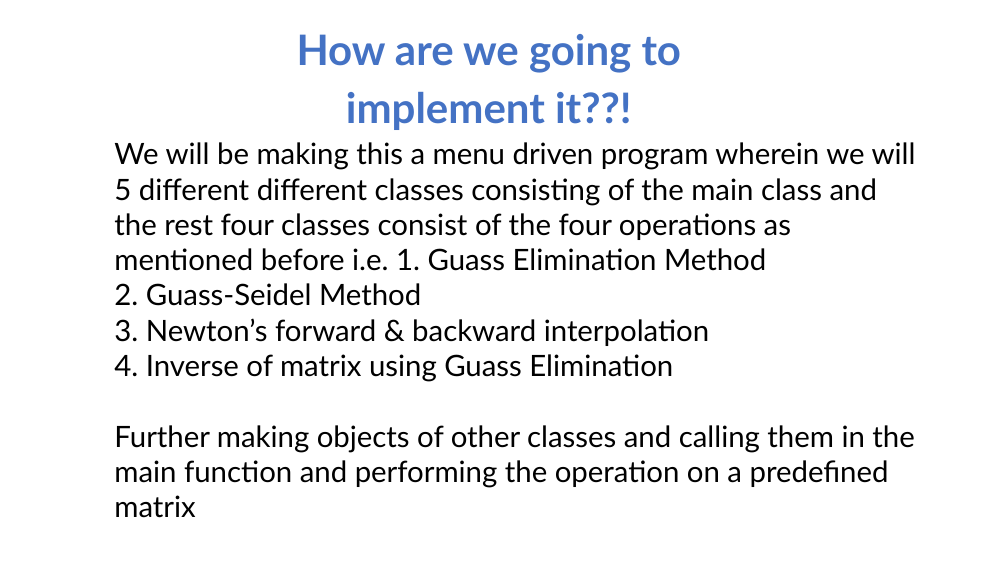
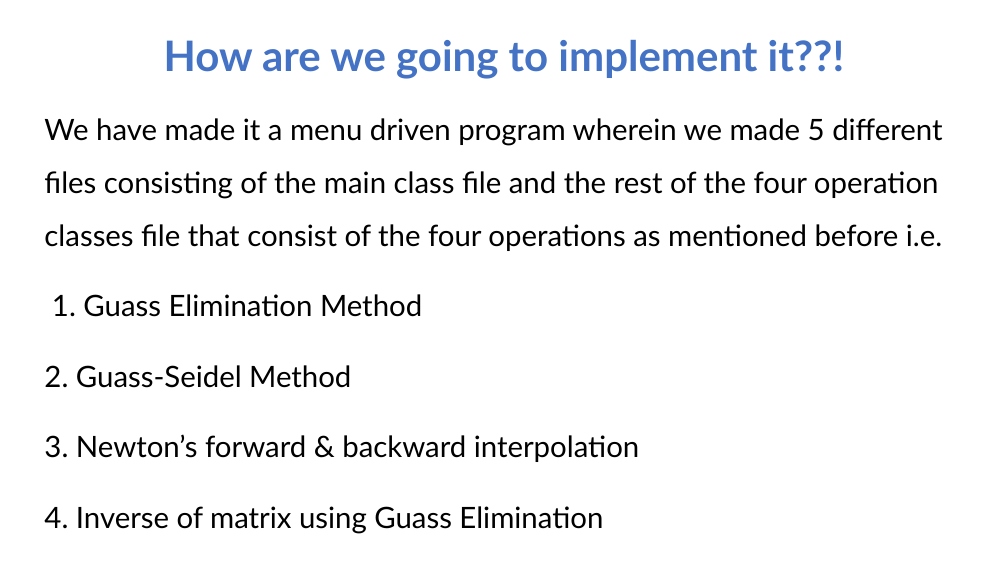
Before and after one commit to MaviyaQureshi/MPR, a slide deck: slide 12 of Presentation.pptx. Drawn at 1008x567 pixels with LibreOffice and Linux fonts; fonts in the diff are those of the drawing. Boxes give left, top, right and bottom in pixels: in the first picture for what was removed or moved away, otherwise in the second. Text is boxed around its words. In the diff, an @@ line names an element or a change of style, - is before the commit and + after.

```diff
--- a/Presentation.pptx
+++ b/Presentation.pptx
@@ text "How are we going to ..." rewrapped from (x1=297, y1=34, x2=682, y2=130) to (x1=164, y1=40, x2=845, y2=79) @@
@@ text "We have made it a ..." moved from (x1=114, y1=142, x2=916, y2=518) to (x1=44, y1=118, x2=942, y2=534) @@
@@ text at (x1=44, y1=118, x2=942, y2=317): text changed @@
-We will be making this a menu driven program wherein we will 5 different different classes consisting of the main class and the rest four classes consist of the four operations as mentioned before i.e. 1. Guass Elimination Method
+We have made it a menu driven program wherein we made 5 different files consisting of the main class file and the rest of the four operation classes file that consist of the four operations as mentioned before i.e.
+1. Guass Elimination Method
@@ text at (x1=114, y1=425, x2=914, y2=518): paragraph removed @@
-Further making objects of other classes and calling them in the main function and performing the operation on a predefined matrix
```
Also in this commit, not shown: 3 other slides changed, 4 slides added, 7 other files.
